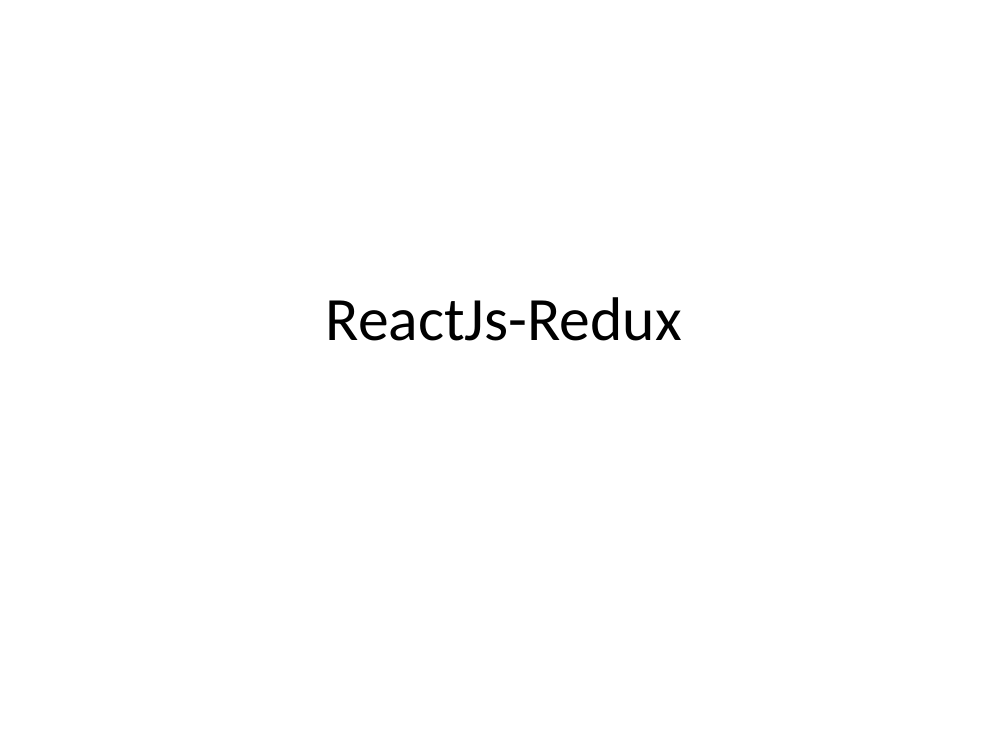
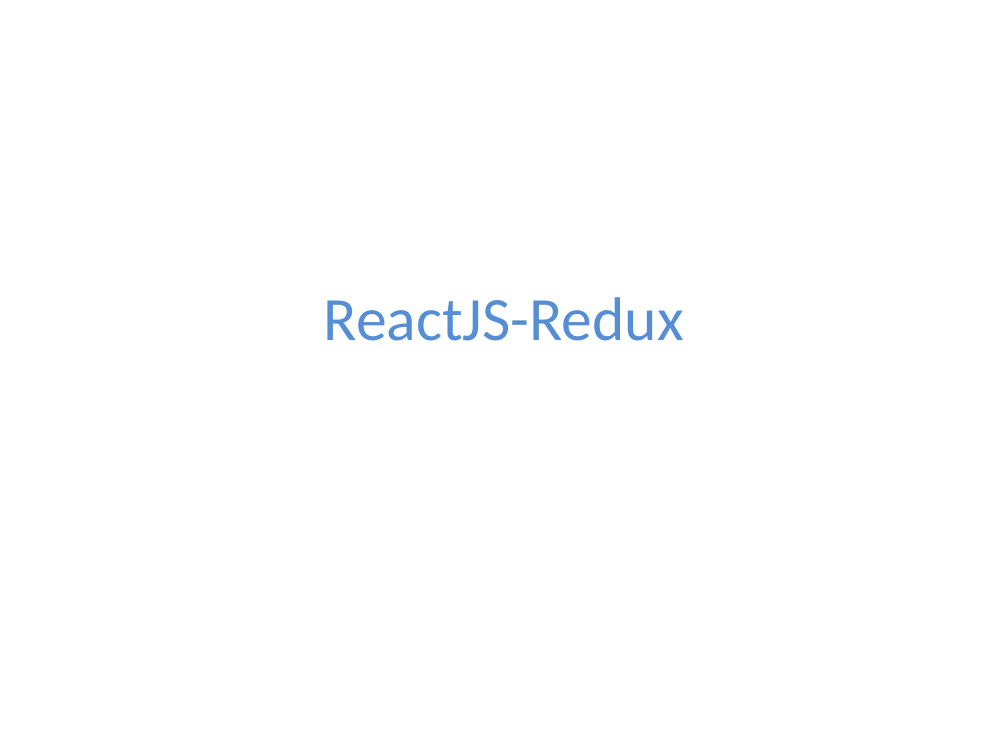
Before and after one commit to princeantony/react-todo-list, a slide deck: slide 1 of React-Redux.pptx. Drawn at 1008x756 pixels with LibreOffice and Linux fonts; fonts in the diff are those of the drawing. Boxes give left, top, right and bottom in pixels: in the first picture for what was removed or moved away, otherwise in the second. Text is boxed around its words. In the diff, an @@ line names an element or a change of style, - is before the commit and + after.

```diff
--- a/React-Redux.pptx
+++ b/React-Redux.pptx
@@ title at (x1=324, y1=297, x2=684, y2=341): text changed; text colour #000000 to #558ED5 @@
-ReactJs-Redux
+ReactJS-Redux
```
Also in this commit, not shown: 3 other slides changed, 7 slides added, 6 slides removed.
